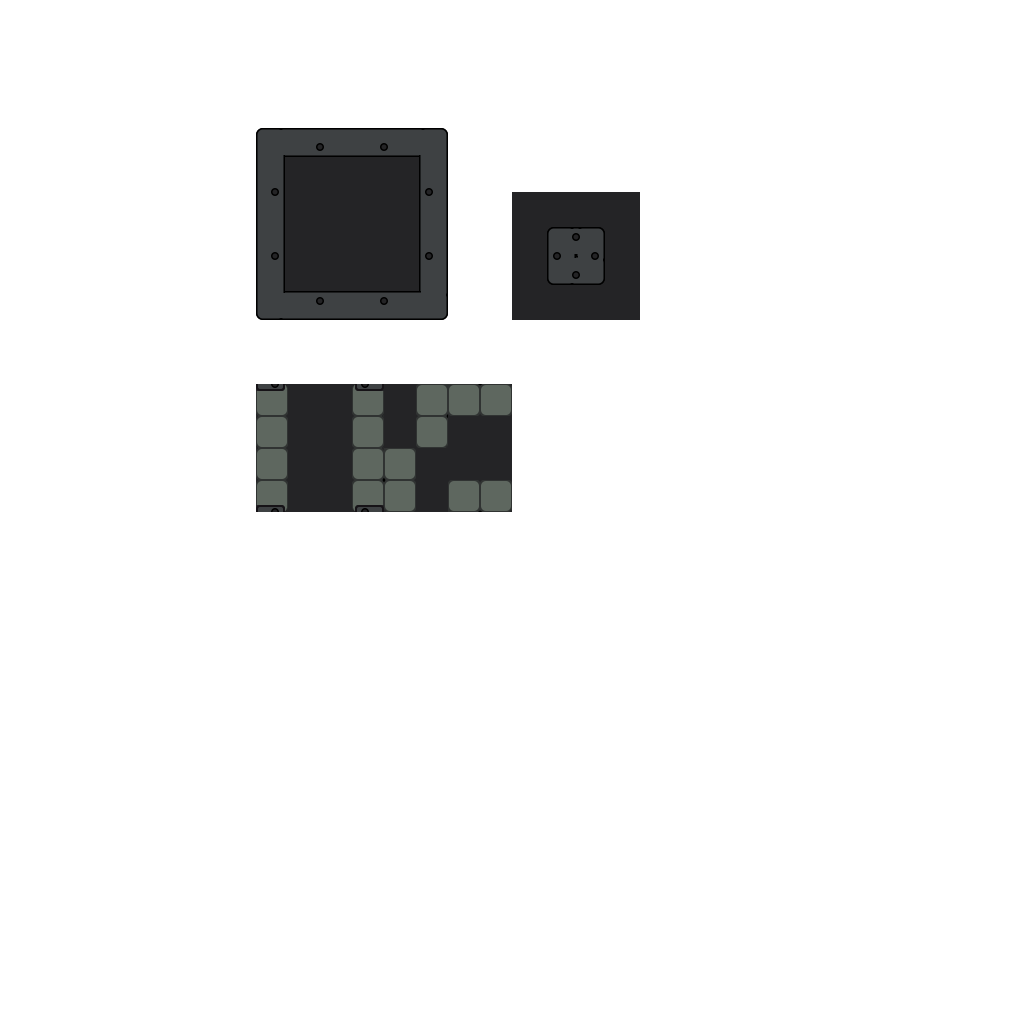
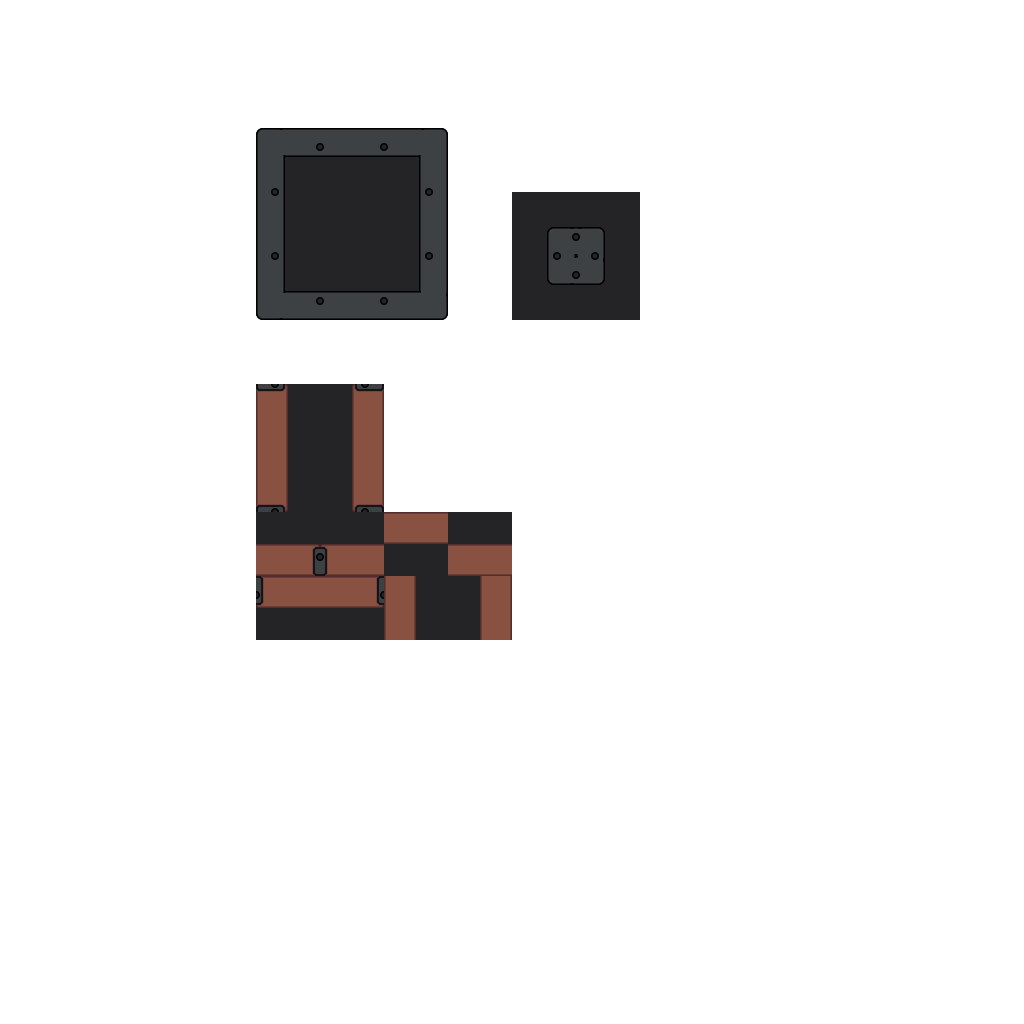
Comparing the layer stacks of the two w=1024, h=1024 images. Changes:
removed group "PortalGroundTiles" (8 layers) over (256, 384, 512, 512)
removed layer "PortalConnectTopRight" from group "PortalGroundTiles" over (352, 384, 384, 448)
removed layer "PortalConnectTopLeft" from group "PortalGroundTiles" over (256, 384, 288, 448)
removed layer "PortalConnectBottomLeft" from group "PortalGroundTiles" over (256, 448, 288, 512)
removed layer "PortalConnectBottomRight" from group "PortalGroundTiles" over (352, 448, 384, 512)
removed layer "PortalTileTop" from group "PortalGroundTiles" over (448, 384, 512, 448)
removed layer "PortalTileBottom" from group "PortalGroundTiles" over (448, 448, 512, 512)
removed layer "PortalTileLeft" from group "PortalGroundTiles" over (384, 448, 448, 512)
removed layer "PortalTileRight" from group "PortalGroundTiles" over (384, 384, 448, 448)
added group "OrangePortalTiles" with 12 layers above "GroundTiles" over (256, 384, 512, 640)
added layer "PortalConnectLeft" in group "OrangePortalTiles" over (384, 576, 448, 640)
added layer "PortalConnectTop" in group "OrangePortalTiles" over (384, 512, 448, 576)
added layer "PortalConnectBottom" in group "OrangePortalTiles" over (448, 512, 512, 576)
added layer "PortalConnectRight" in group "OrangePortalTiles" over (448, 576, 512, 640)
added layer "PortalConnectHorizTopRight" in group "OrangePortalTiles" over (320, 576, 384, 640)
added layer "PortalConnectHorizTopLeft" in group "OrangePortalTiles" over (256, 576, 320, 640)
added layer "PortalConnectHorizBottomRight" in group "OrangePortalTiles" over (256, 512, 320, 576)
added layer "PortalConnectHorizBottomLeft" in group "OrangePortalTiles" over (320, 512, 384, 576)
added layer "PortalConnectVertBottomRight" in group "OrangePortalTiles" over (352, 448, 384, 512)
added layer "PortalConnectVertBottomLeft" in group "OrangePortalTiles" over (256, 448, 288, 512)
…and 2 more changes (2 added)
